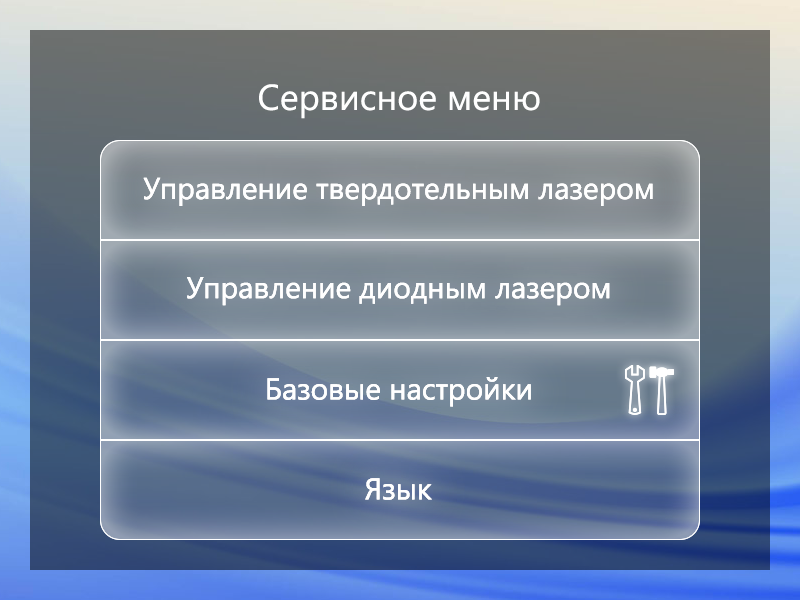
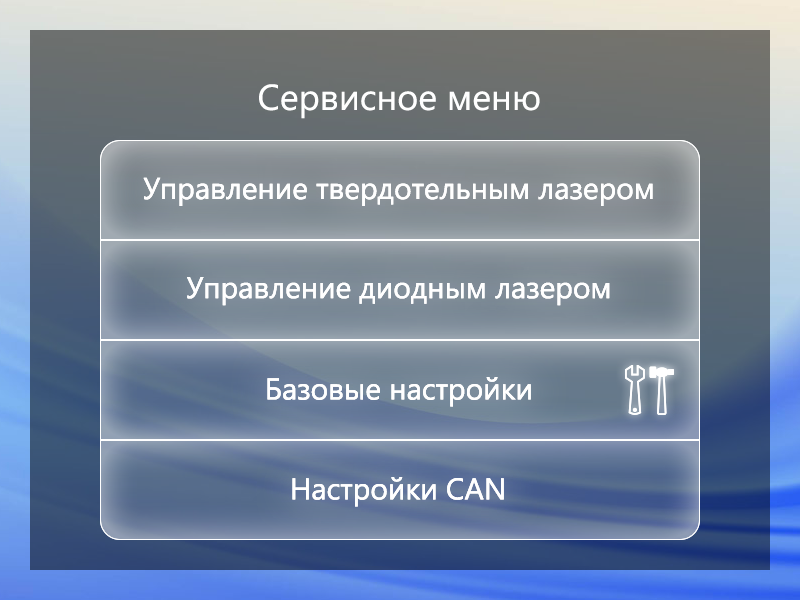
Layers edited between the first and the second 800px x 600px image:
painted on "Язык" over [292,477,504,507]
renamed "Язык" to "Настройки CAN", painted on it over [292,477,504,507]
hid "Background New" (1st of 2, in "Background") over [267,452,531,529]
hid "Background New copy" over [267,452,531,529]
